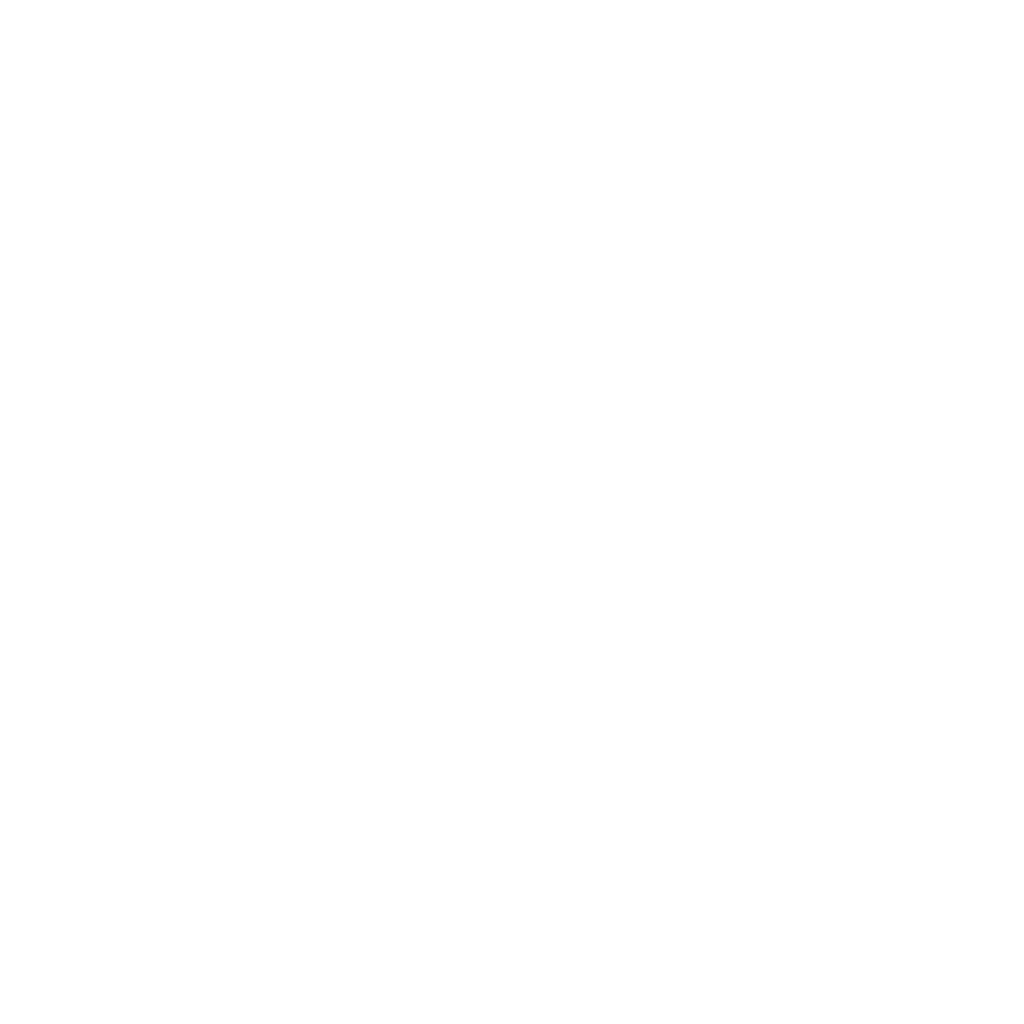
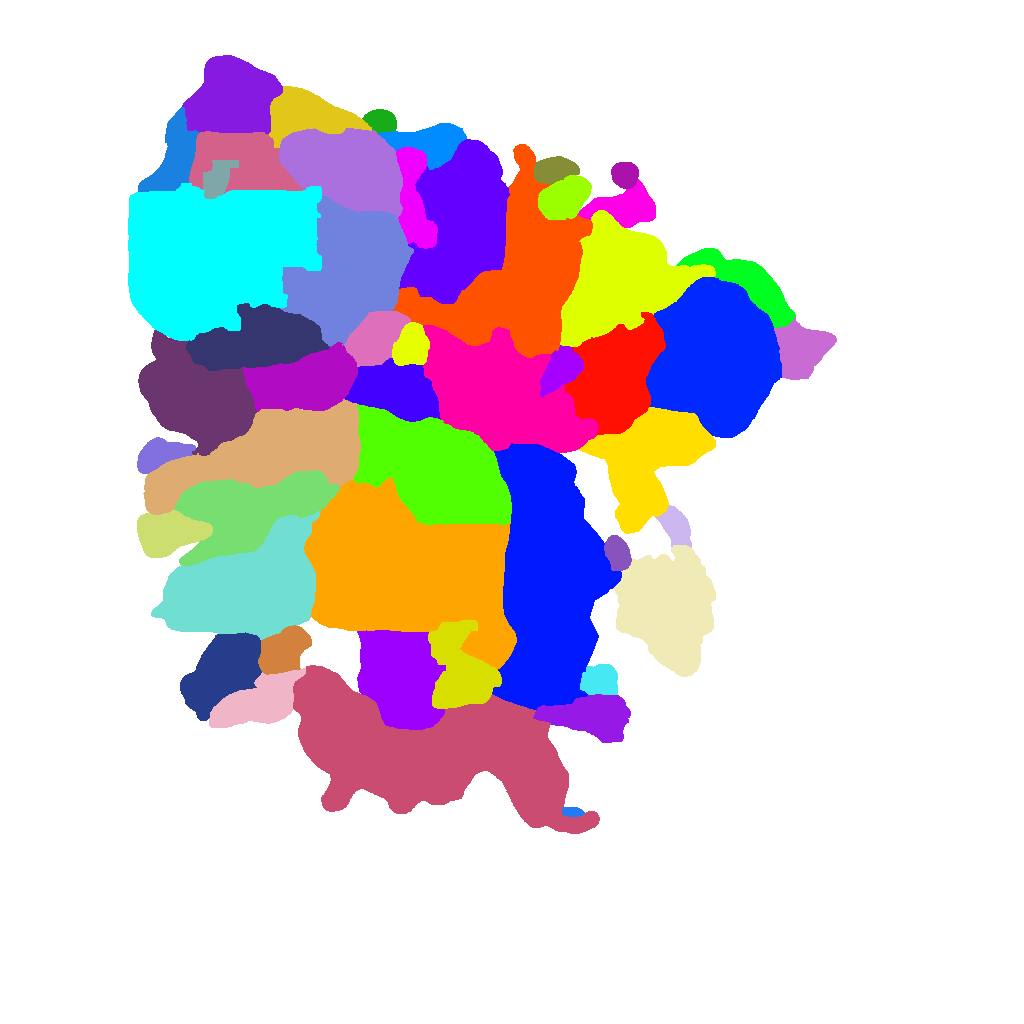
Two versions of the same layered image (1024 × 1024). Layer-by-layer changes:
showed "zones", painted on it over [128, 55, 837, 834]
